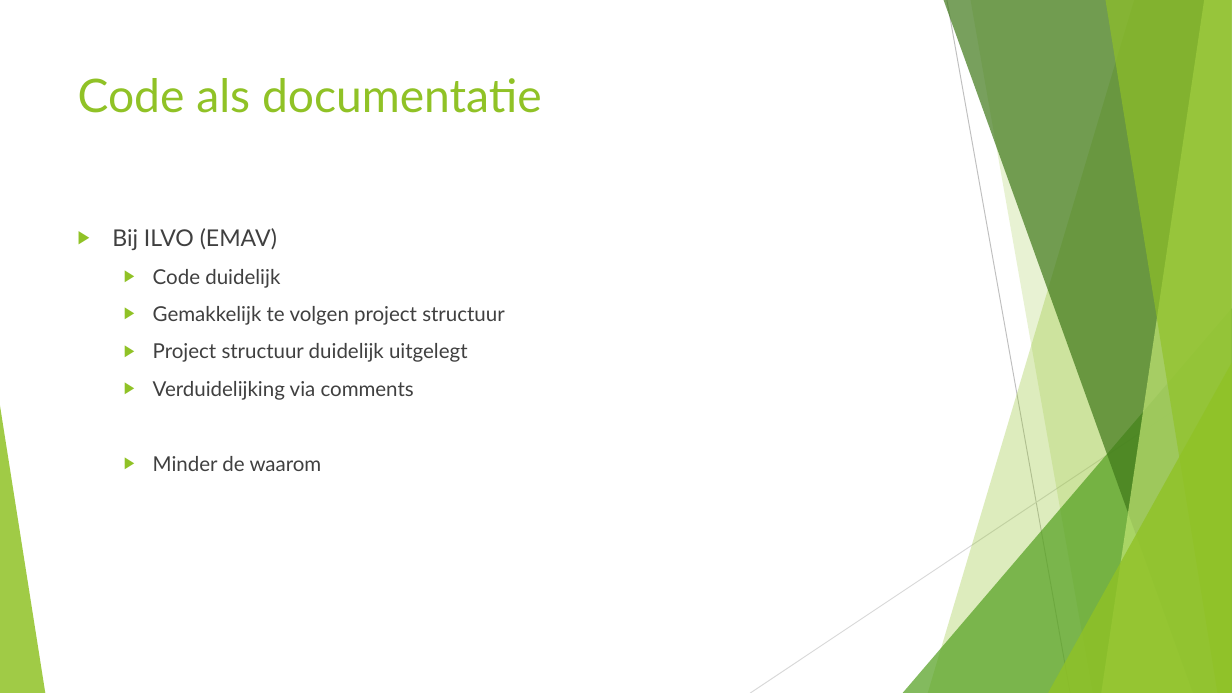
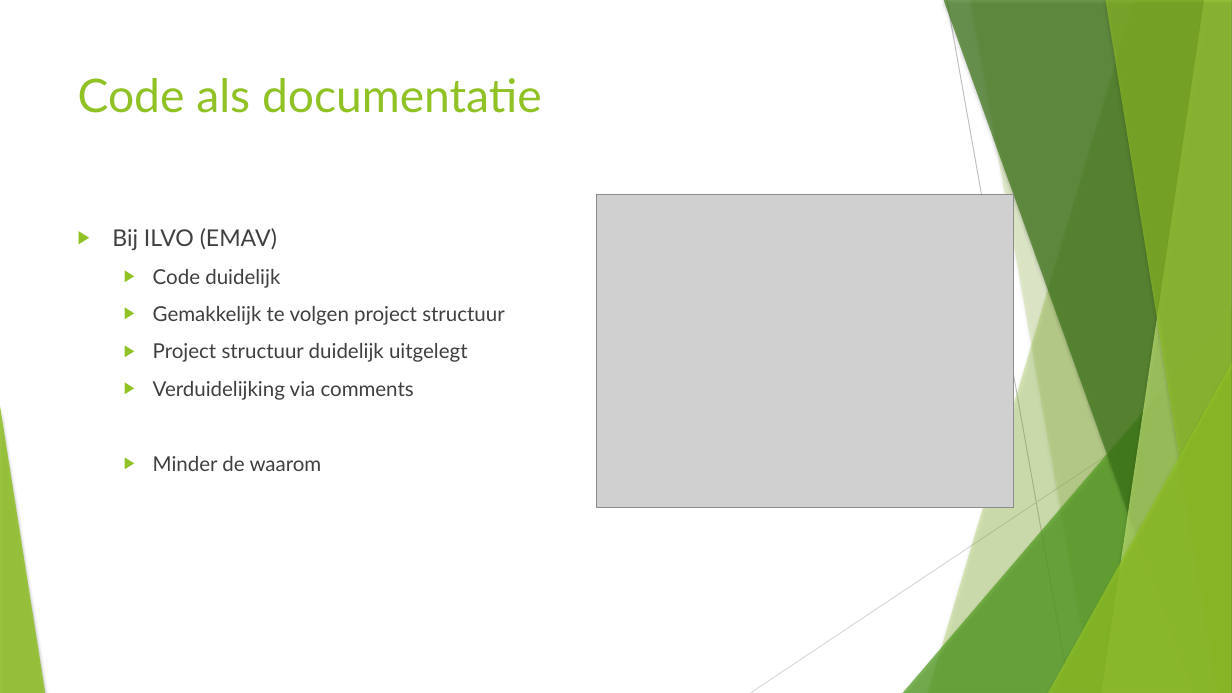
Before and after one commit to kodarakK/hogent-bachproef-caradocroetynck2526, a slide deck: slide 9 of Bachelorproef verdediging.pptx (slide 7 before the commit). Drawn at 1232x693 pixels with LibreOffice and Linux fonts; fonts in the diff are those of the drawing; grey boxes stand for pictures. Boxes give left, top, right and bottom in pixels: in the first picture for what was removed or moved away, otherwise in the second. Text is boxed around its words. In the diff, an @@ line names an element or a change of style, - is before the commit and + after.

```diff
--- a/Bachelorproef verdediging.pptx
+++ b/Bachelorproef verdediging.pptx
@@ freeform shape at bbox=[970, 0, 1232, 693]: shadow on; outline redrawn @@
@@ picture added at bbox=[596, 195, 1014, 508] @@
@@ shadow on in 7 elements at bbox=[928, 0, 1232, 693], bbox=[903, 308, 1232, 693], bbox=[944, 0, 1232, 693], bbox=[1102, 0, 1232, 693], bbox=[1105, 0, 1232, 693], bbox=[1048, 363, 1232, 693], bbox=[0, 406, 45, 693] @@
```
Also in this commit, not shown: 11 other slides changed, 4 slides added, 1 slide removed, 1 other file.
